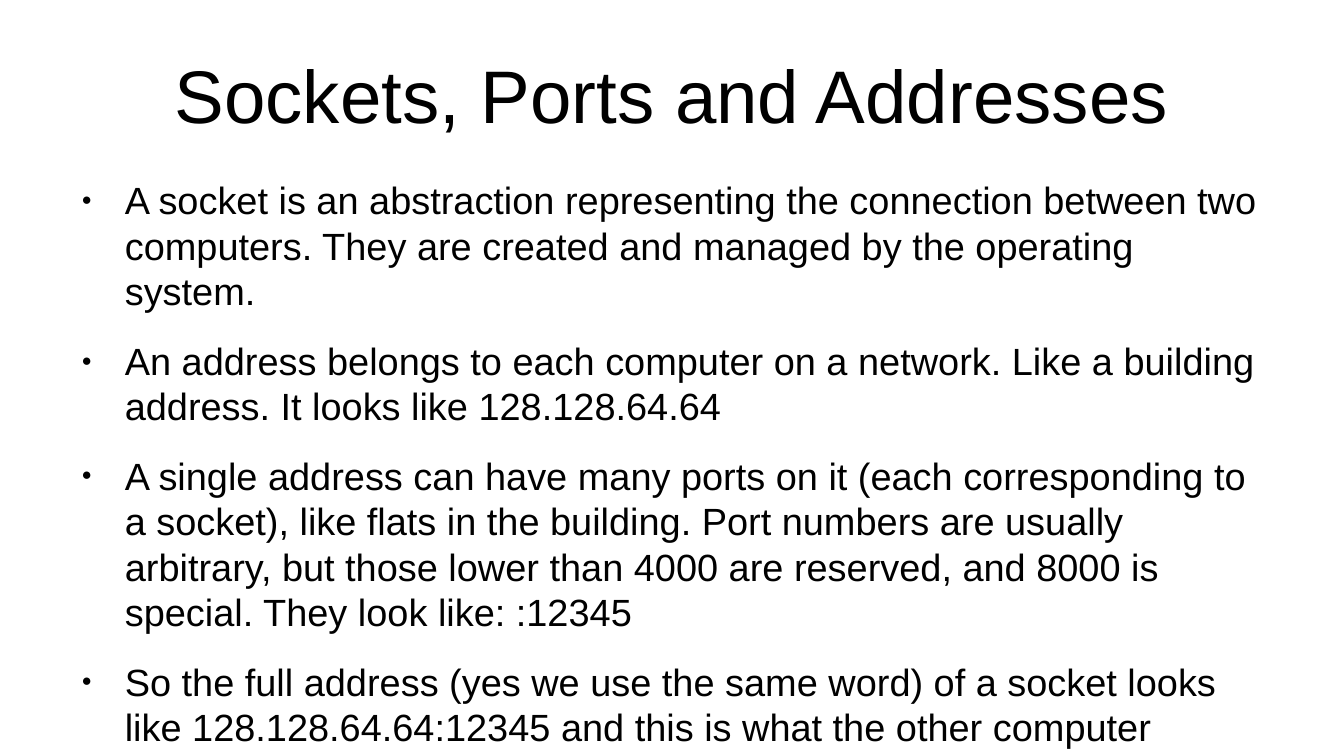
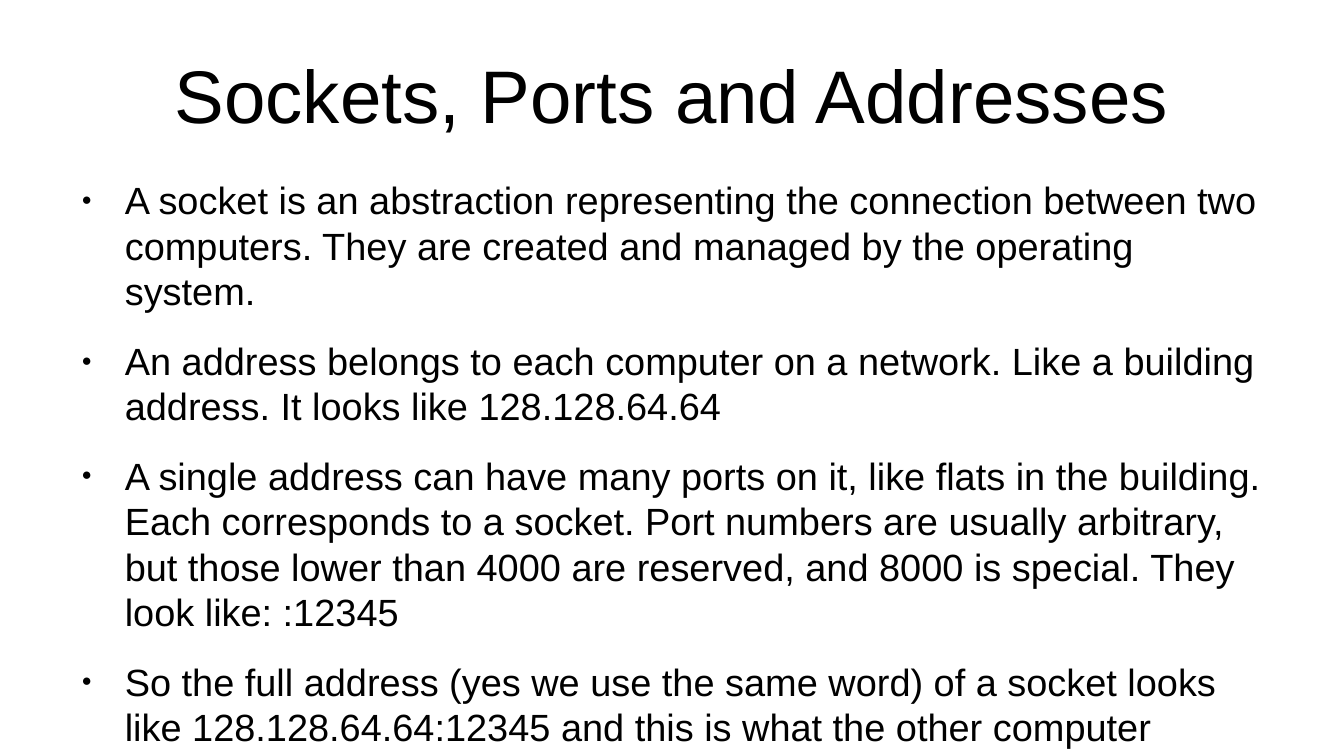
Before and after one commit to seventeenmagpie/skope-mrshim, a slide deck: slide 38 of shimmer/docs/user_guide_with_images.odp. Drawn at 1344x756 pixels with LibreOffice and Linux fonts; fonts in the diff are those of the drawing. Boxes give left, top, right and bottom in pixels: in the first picture for what was removed or moved away, otherwise in the second. Text is boxed around its words. In the diff, an @@ line names an element or a change of style, - is before the commit and + after.

```diff
--- a/shimmer/docs/user_guide_with_images.odp
+++ b/shimmer/docs/user_guide_with_images.odp
@@ text at (125, 462, 1260, 627): text changed @@
-● A single address can have many ports on it (each corresponding to a socket), like flats in the building. Port numbers are usually arbitrary, but those lower than 4000 are reserved, and 8000 is special. They look like: :12345
+● A single address can have many ports on it, like flats in the building. Each corresponds to a socket. Port numbers are usually arbitrary, but those lower than 4000 are reserved, and 8000 is special. They look like: :12345
```
Also in this commit, not shown: 3 other files.
